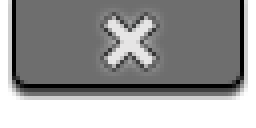
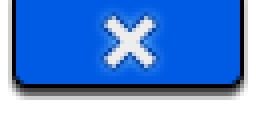
Layer changes from the first w=256, h=128 image to the second:
hid group "DialogCloseButton" (1st of 3) (2 layers) over box(16, 0, 240, 84)
showed group "DialogCloseButton-focus" (1st of 3) (3 layers) over box(16, 0, 240, 84)
